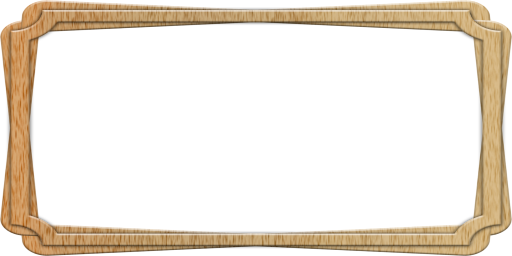
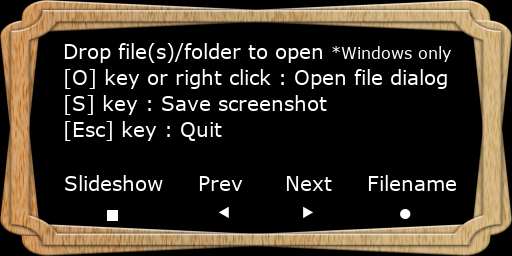
Layer changes from the first 512 x 256 image to the second:
painted on "Buttons" over [65, 175, 456, 221]
painted on "Text" over [64, 38, 451, 162]
showed "背景", painted on it over [0, 0, 512, 256]
